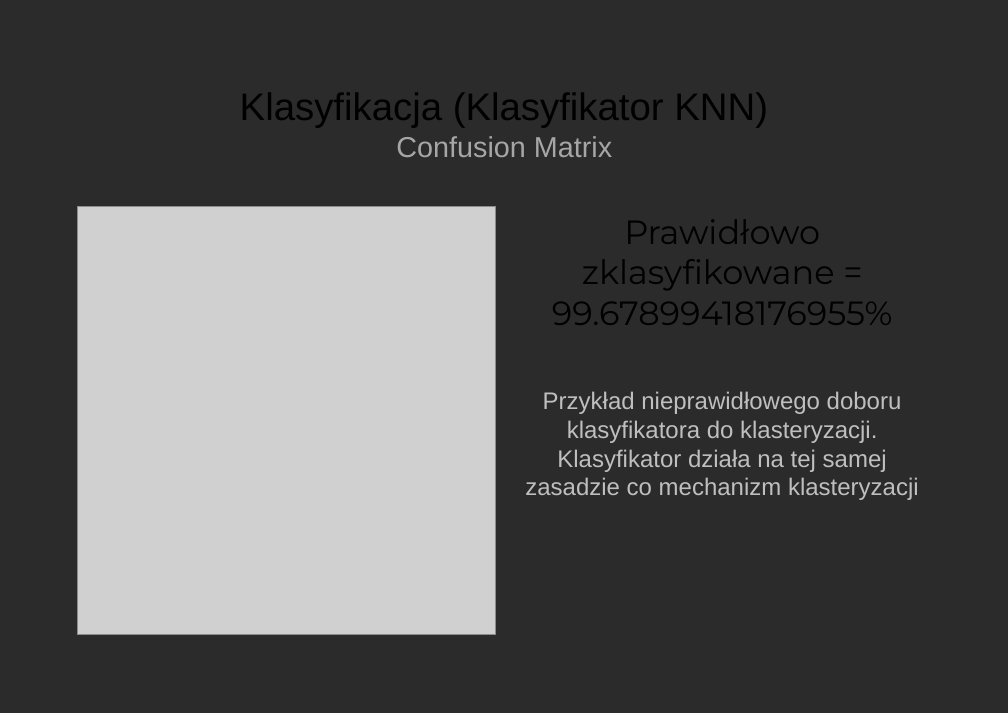
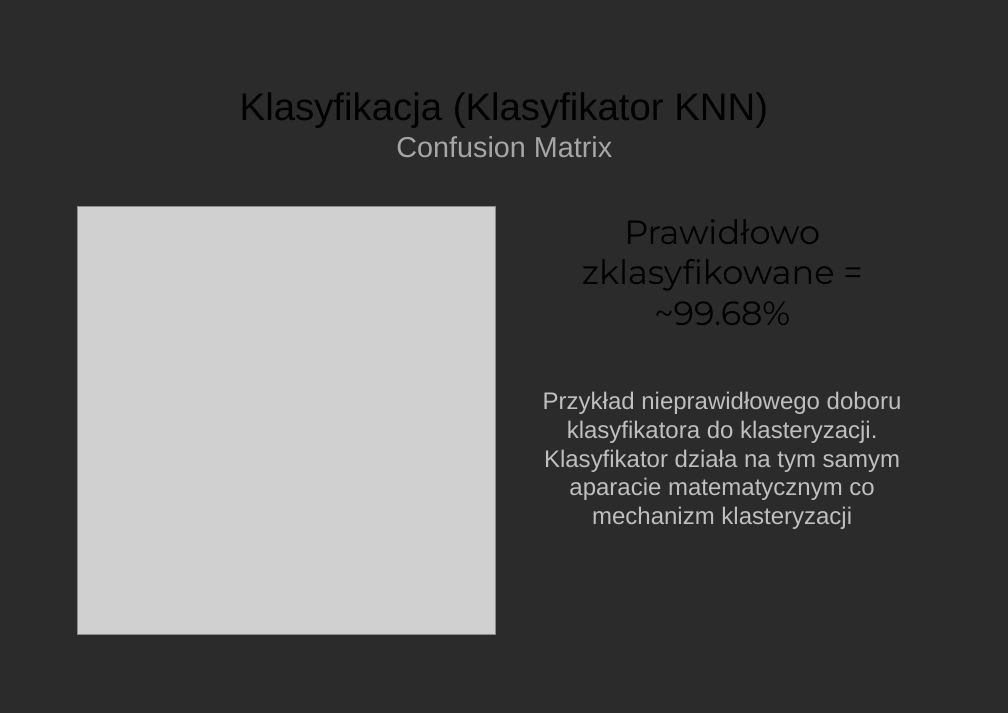
Before and after one commit to michalloska/DataExploration_Project, a slide deck: slide 21 of prezentacja.ppt (slide 19 before the commit). Drawn at 1008x713 pixels with LibreOffice and Linux fonts; fonts in the diff are those of the drawing; grey boxes stand for pictures; background and template pictures are left out; a plain dark background stands for a picture behind light text. Boxes give left, top, right and bottom in pixels: in the first picture for what was removed or moved away, otherwise in the second. Text is boxed around its words. In the diff, an @@ line names an element or a change of style, - is before the commit and + after.

```diff
--- a/prezentacja.ppt
+++ b/prezentacja.ppt
@@ text at bbox=[543, 220, 902, 529]: text changed @@
-Prawidłowo zklasyfikowane = 99.67899418176955%
-Przykład nieprawidłowego doboru klasyfikatora do klasteryzacji. Klasyfikator działa na tej samej zasadzie co mechanizm klasteryzacji
+Prawidłowo zklasyfikowane = ~99.68%
+Przykład nieprawidłowego doboru klasyfikatora do klasteryzacji. Klasyfikator działa na tym samym aparacie matematycznym co mechanizm klasteryzacji
```
Also in this commit, not shown: 4 other slides changed, 6 slides added, 4 slides removed, 1 other file.
